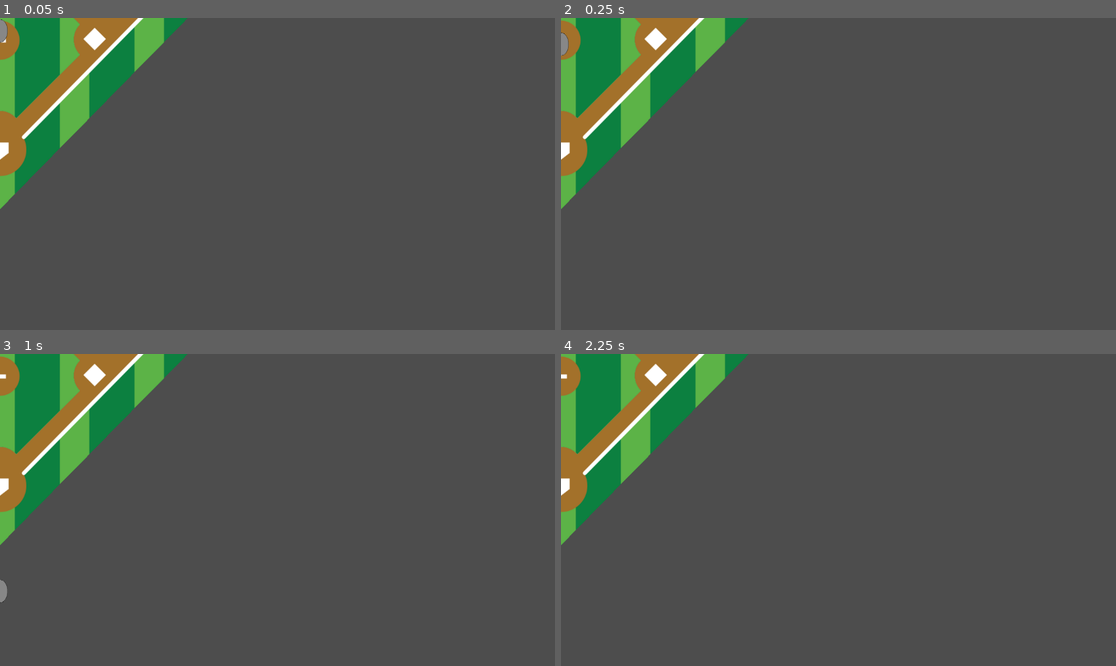
Above: before the commit, frames 1-4 (two rows, left to right).
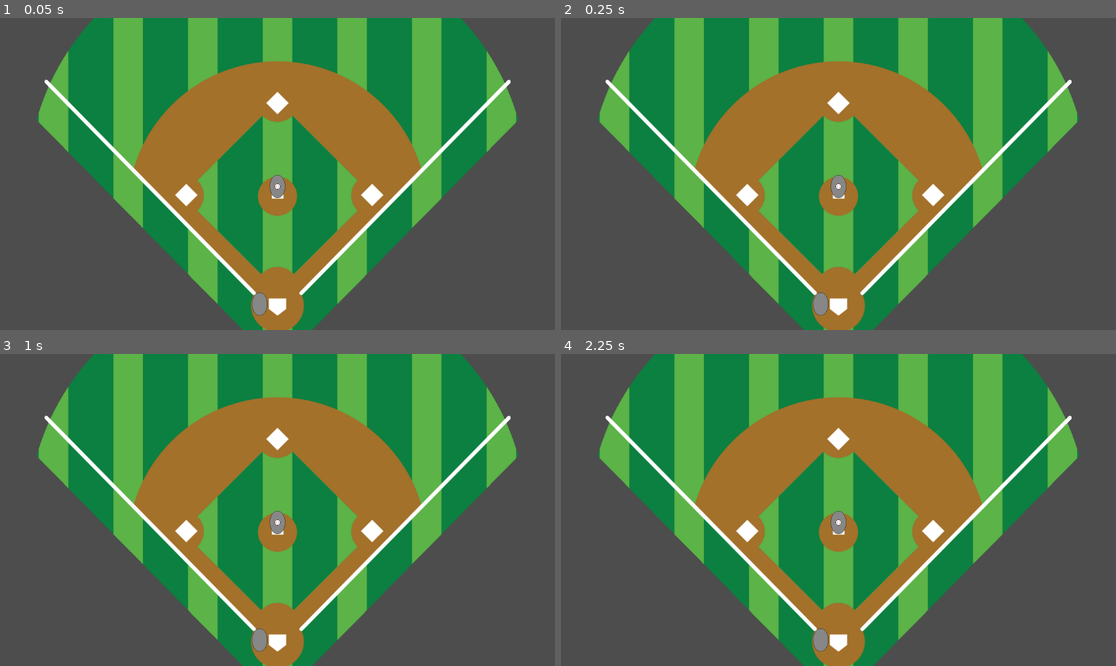
Above: after the commit, the same moments.

Repository: ajn14d/Baseball_Game_Godot
Game: Godot game, scene res://game_scene.tscn
Two runs of this game, one before a commit and one after it. Both use one fixed random seed, a clock stepped at 60 frames per second and the inputs below. Before the commit the project has no main scene; this scene is started directly in both runs.
Inputs:
- Up to frame 1 (0.05 s): no input
- Up to frame 2 (0.25 s): no input
- Up to frame 3 (1 s): no input
- Up to frame 4 (2.25 s): tap Enter at 2 s

The runs differ from the first frame. In frame 1, 63% of the frame differs, in the area x 0-94%, y 0-100%; in frame 2, 63%; in frame 3, 63%; in frame 4, 63%.

Commit message:
Spawn baseball for pitch

Diff:
--- /dev/null
+++ b/baseball.tscn
@@ -0,0 +1,17 @@
+[gd_scene load_steps=3 format=3 uid="uid://dha72nnte4mcv"]
+
+[ext_resource type="Texture2D" uid="uid://fe38527w52hs" path="res://art/baseball.png" id="1_m54ku"]
+
+[sub_resource type="CircleShape2D" id="CircleShape2D_xowas"]
+radius = 5.0
+
+[node name="Baseball" type="RigidBody2D"]
+gravity_scale = 0.0
+
+[node name="Sprite2D" type="Sprite2D" parent="."]
+scale = Vector2(0.35, 0.35)
+texture = ExtResource("1_m54ku")
+
+[node name="CollisionShape2D" type="CollisionShape2D" parent="."]
+visible = false
+shape = SubResource("CircleShape2D_xowas")
--- a/batter.tscn
+++ b/batter.tscn
@@ -1,9 +1,20 @@
-[gd_scene load_steps=2 format=3 uid="uid://d0hifvi85hsbc"]
+[gd_scene load_steps=3 format=3 uid="uid://d0hifvi85hsbc"]
 
 [ext_resource type="Texture2D" uid="uid://bpq42ovi8vcw" path="res://art/player_placeholder.png" id="1_st87b"]
 
+[sub_resource type="CapsuleShape2D" id="CapsuleShape2D_d8pe3"]
+radius = 12.0
+height = 48.0
+
 [node name="Batter" type="RigidBody2D"]
+collision_layer = 0
+collision_mask = 0
+gravity_scale = 0.0
 
 [node name="Sprite2D" type="Sprite2D" parent="."]
 scale = Vector2(0.5, 0.5)
 texture = ExtResource("1_st87b")
+
+[node name="CollisionShape2D" type="CollisionShape2D" parent="."]
+visible = false
+shape = SubResource("CapsuleShape2D_d8pe3")
--- /dev/null
+++ b/game_scene.gd
@@ -0,0 +1,22 @@
+extends Node2D
+
+var ball_pitched = false
+var baseball_scene = preload("res://baseball.tscn")  # Ensure the path is correct
+
+func _ready():
+	pitch_ball()
+
+func _process(delta):
+	if ball_pitched:
+		spawn_baseball()
+
+func spawn_baseball():
+	# Check if baseball_scene is a valid PackedScene
+	if baseball_scene:
+		var baseball = baseball_scene.instantiate()  # Create an instance of the scene
+		baseball.position = $Pitcher.position  # Adjust to actual pitcher node path
+		add_child(baseball)
+		ball_pitched = false
+
+func pitch_ball():
+	ball_pitched = true
--- a/game_scene.tscn
+++ b/game_scene.tscn
@@ -1,10 +1,12 @@
-[gd_scene load_steps=4 format=3 uid="uid://bmg663aismttd"]
+[gd_scene load_steps=5 format=3 uid="uid://bmg663aismttd"]
 
+[ext_resource type="Script" path="res://game_scene.gd" id="1_7e81d"]
 [ext_resource type="PackedScene" uid="uid://dua82uue0yggo" path="res://field.tscn" id="1_el01i"]
 [ext_resource type="PackedScene" uid="uid://b2cefok61oled" path="res://pitcher.tscn" id="2_sax3o"]
 [ext_resource type="PackedScene" uid="uid://d0hifvi85hsbc" path="res://batter.tscn" id="3_xjn15"]
 
 [node name="GameScene" type="Node2D"]
+script = ExtResource("1_7e81d")
 
 [node name="Field" parent="." instance=ExtResource("1_el01i")]
 
@@ -13,3 +15,5 @@
 
 [node name="Batter" parent="." instance=ExtResource("3_xjn15")]
 position = Vector2(-37, 270)
+
+[node name="Camera2D" type="Camera2D" parent="."]
--- a/pitcher.tscn
+++ b/pitcher.tscn
@@ -1,9 +1,20 @@
-[gd_scene load_steps=2 format=3 uid="uid://b2cefok61oled"]
+[gd_scene load_steps=3 format=3 uid="uid://b2cefok61oled"]
 
 [ext_resource type="Texture2D" uid="uid://bpq42ovi8vcw" path="res://art/player_placeholder.png" id="1_v113i"]
 
+[sub_resource type="CapsuleShape2D" id="CapsuleShape2D_nwlot"]
+radius = 14.0
+height = 48.0
+
 [node name="Pitcher" type="RigidBody2D"]
+collision_layer = 0
+collision_mask = 0
+gravity_scale = 0.0
 
 [node name="Sprite2D" type="Sprite2D" parent="."]
 scale = Vector2(0.5, 0.5)
 texture = ExtResource("1_v113i")
+
+[node name="CollisionShape2D" type="CollisionShape2D" parent="."]
+visible = false
+shape = SubResource("CapsuleShape2D_nwlot")
--- a/project.godot
+++ b/project.godot
@@ -11,5 +11,6 @@
 [application]
 
 config/name="baseball game"
+run/main_scene="res://game_scene.tscn"
 config/features=PackedStringArray("4.3", "Forward Plus")
 config/icon="res://icon.svg"
Binary file added: art/baseball.png
Not shown, changed: art/baseball.png.import
Renamed: bat.png -> art/bat.png
Not shown, added: art/bat.png.import
